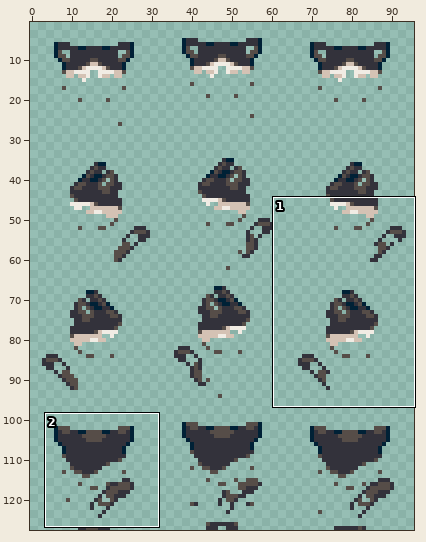
Two states of a sprite sheet, avatar/paintwhite.png. Above, an overview of the earlier version with the close-up marked.
Close-up. Before the edit:
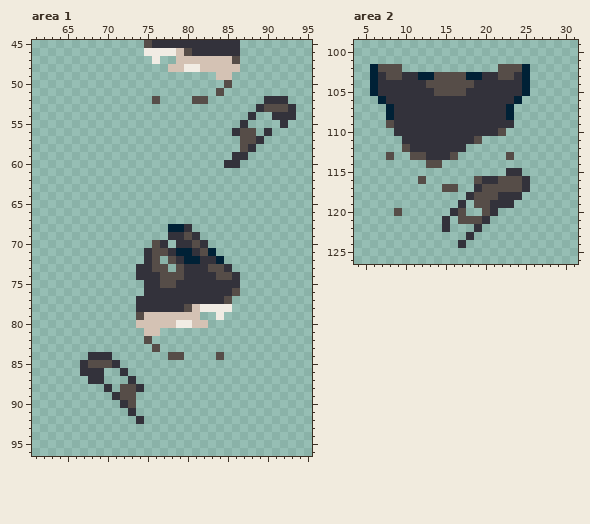
The file is 384x512 pixels, drawn in blocks of 4x4; one block is one cell here. Shown: area 1: x 61..95, y 45..96; area 2: x 4..31, y 99..126. The wide view leaves out empty margins.
The same view after the edit:
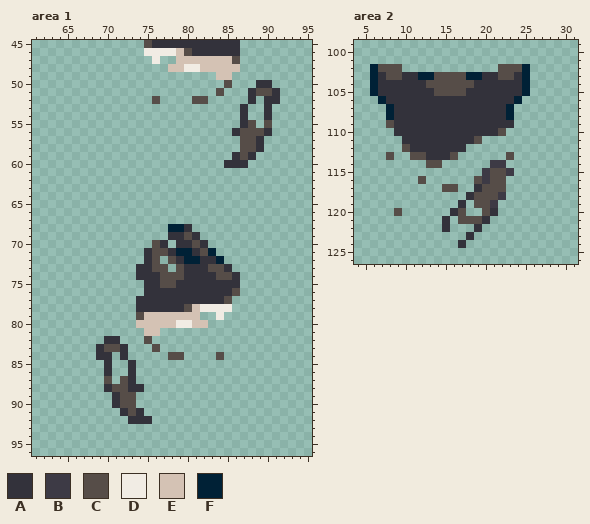
Palette (. is transparent): A #33323b  B #3d3a45  C #564d48  D #f1ece4  E #d4c2b4  F #002136
The edit:
Area 1:
y 50: x 89..90 .. -> AA
y 51: x 88..91 .... -> ACCA
y 52: x 88 . -> A; x 92 A -> .
y 53: x 87 . -> A; x 89..93 ACCCA -> .A...
y 54: x 87..88 .A -> A.; x 90..93 .AAA -> A...
y 55: x 88 . -> C; x 90 . -> C; x 92 A -> .
y 56: x 89 . -> C
y 58: x 88..89 A. -> CA
y 59: x 87..88 A. -> CA
y 60: x 87 . -> A
y 82: x 70..71 .. -> AA
y 83: x 69..72 .... -> ACCA
y 84: x 68 A -> .; x 72 . -> A
y 85: x 67..71 ACCCA -> ...A.; x 73 . -> A
y 86: x 67..70 AAA. -> ...A; x 72..73 A. -> .A
y 87: x 68..70 AA. -> ..C; x 72 . -> C
y 88: x 71 . -> C; x 73 C -> A
y 90: x 71..72 .A -> AC
y 91: x 72..74 .A. -> ACA
y 92: x 73 . -> A; x 75 . -> A
Area 2:
y 114: x 21..22 .. -> BB
y 115: x 20..24 ...AA -> BCCB.
y 116: x 20..21 AA -> BC; x 23..25 CCA -> ...
y 117: x 23..25 CCA -> ...
y 118: x 22..24 AAA -> B..
y 119: x 21..23 AAA -> B..
